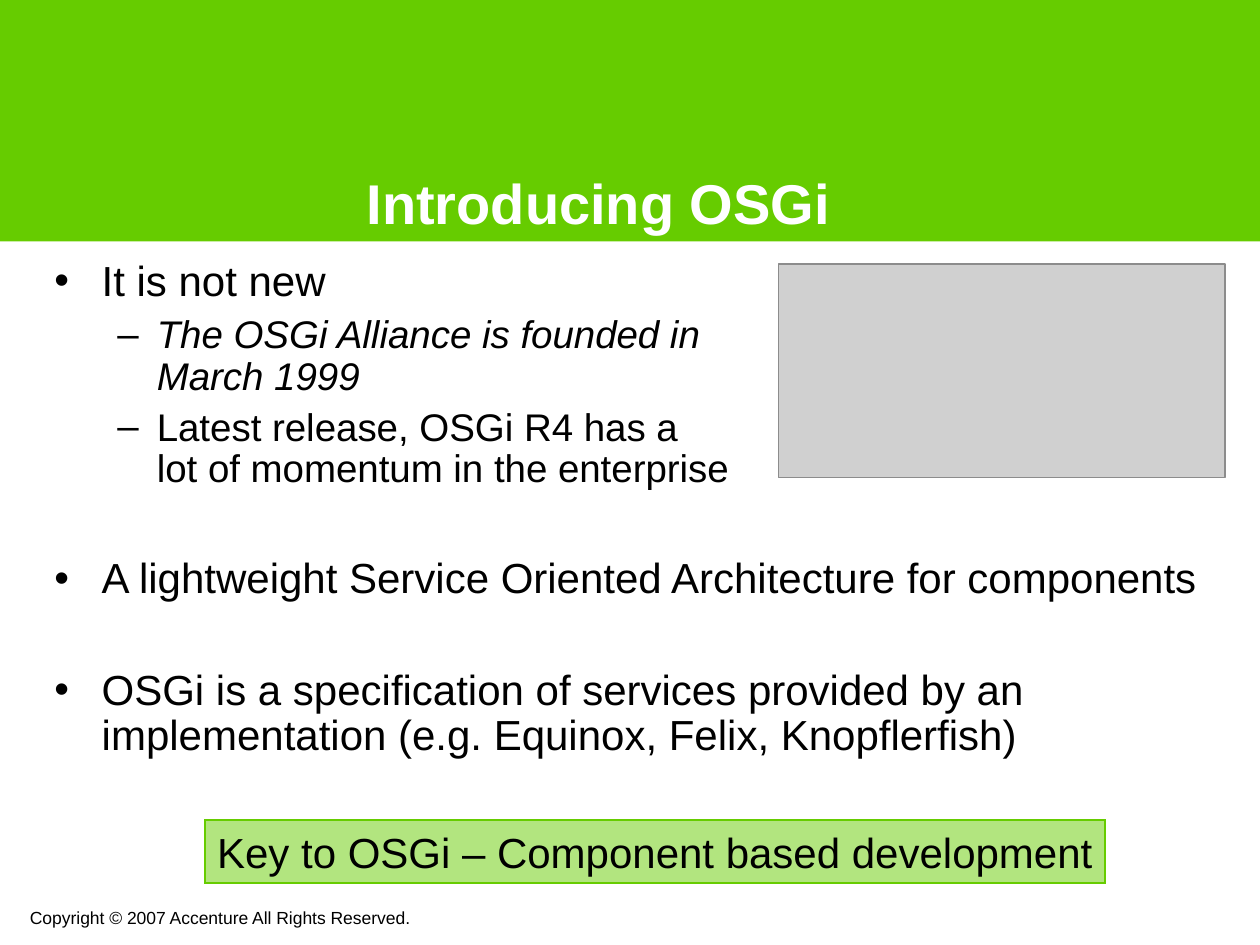
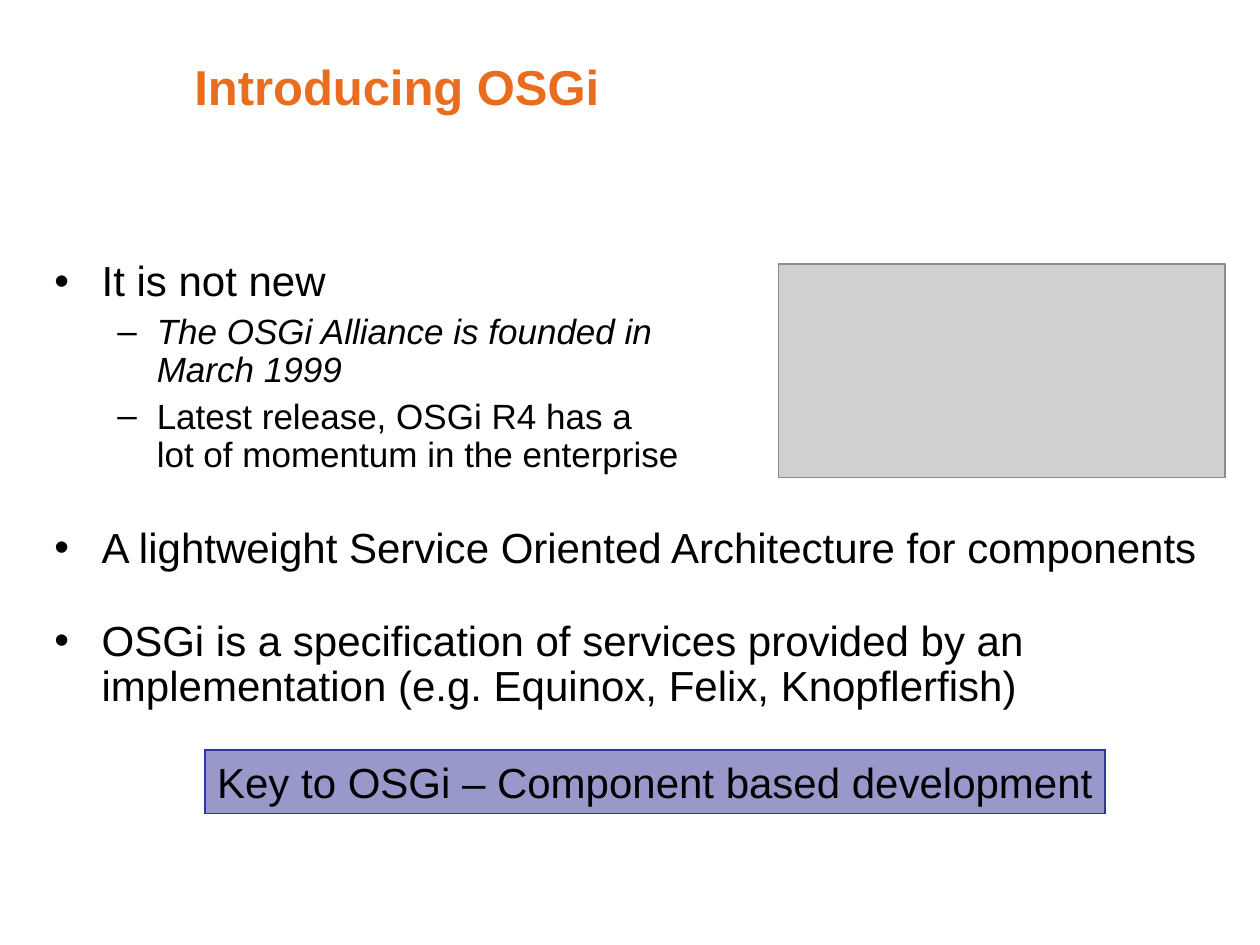
Before and after one commit to noushadali/osgi-samples, a slide deck: slide 7 of congress-registration/documentation/Webservice versioning using osgi.ppt. Drawn at 1260x945 pixels with LibreOffice and Linux fonts; fonts in the diff are those of the drawing; grey boxes stand for pictures; background and template pictures are left out. Boxes give left, top, right and bottom in pixels: in the first picture for what was removed or moved away, otherwise in the second. Text is boxed around its words. In the diff, an @@ line names an element or a change of style, - is before the commit and + after.

```diff
--- a/congress-registration/documentation/Webservice versioning using osgi.ppt
+++ b/congress-registration/documentation/Webservice versioning using osgi.ppt
@@ rectangle removed at [0,0,1260,242] @@
@@ title "Introducing OSGi": place and size @@
-title "Introducing OSGi" at [367,183,830,235]
+title "Introducing OSGi" at [194,69,599,115]
@@ title "Introducing OSGi" at [194,69,599,115]: size 32 to 28 pt, text colour #FFFFFF to #EA6D1F; vertical alignment bottom to middle @@
@@ text at [157,318,679,473]: size 22 to 20 pt in "The OSGi Alliance is founded in March ...", "Latest release, OSGi R4 has a lot ..." @@
@@ rectangle "Key to OSGi – Component ...": place and size @@
-rectangle "Key to OSGi – Component ..." at [204,820,1105,883]
+rectangle "Key to OSGi – Component ..." at [204,750,1105,813]
@@ rectangle "Key to OSGi – Component ..." at [204,750,1105,813]: fill #66CC00 at 50% opacity to #333399 at 50% opacity; outline #66CC00 0.99 pt to #333399 0.99 pt @@
@@ text removed at [30,911,411,928] @@
-Copyright © 2007 Accenture All Rights Reserved.
```
Also in this commit, not shown: 17 other slides changed, 1 slide added, 2 slides removed.
